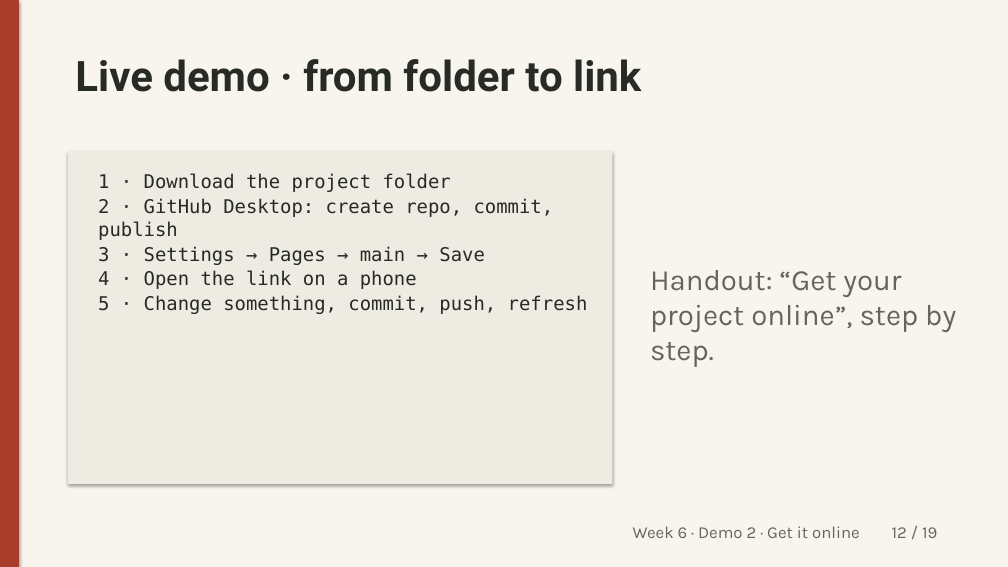
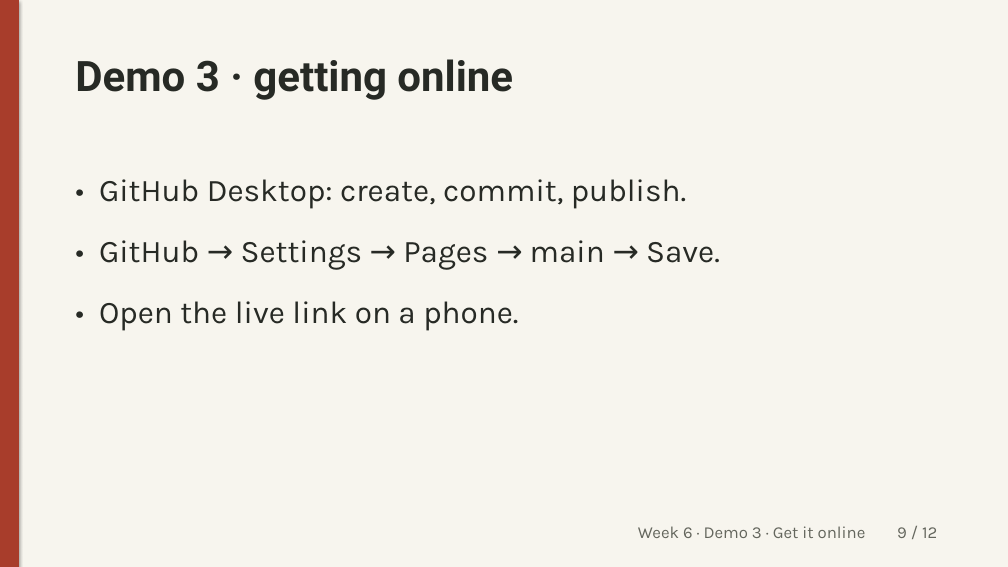
Before and after one commit to unforcedagi/learn-vibe-build-deck, a slide deck: slide 9 of lessons/week-6/_src/week6-lecture.pptx (slide 12 before the commit). Drawn at 1008x567 pixels with LibreOffice and Linux fonts; fonts in the diff are those of the drawing. Boxes give left, top, right and bottom in pixels: in the first picture for what was removed or moved away, otherwise in the second. Text is boxed around its words. In the diff, an @@ line names an element or a change of style, - is before the commit and + after.

Commit message:
Week 6 foundation: copy lesson, light context file, get online; no live connector or pair exercise

```diff
--- a/lessons/week-6/_src/week6-lecture.pptx
+++ b/lessons/week-6/_src/week6-lecture.pptx
@@ text at box(75, 59, 513, 100): text changed @@
-Live demo · from folder to link
+Demo 3 · getting online
@@ rectangle removed at box(68, 151, 613, 484) @@
@@ text at box(99, 179, 720, 331): text changed; size 18 to 30 pt; font DejaVu Sans Mono to Karla @@
-1 · Download the project folder
-2 · GitHub Desktop: create repo, commit, publish
-3 · Settings → Pages → main → Save
-4 · Open the link on a phone
-5 · Change something, commit, push, refresh
+• GitHub Desktop: create, commit, publish.
+• GitHub → Settings → Pages → main → Save.
+• Open the live link on a phone.
@@ text removed at box(650, 270, 956, 367) @@
-Handout: “Get your project online”, step by step.
@@ text at box(638, 526, 937, 538): text changed @@
-Week 6 · Demo 2 · Get it online 12 / 19
+Week 6 · Demo 3 · Get it online 9 / 12
```
Also in this commit, not shown: 10 other slides changed, 1 slide added, 8 slides removed, 16 other files.
